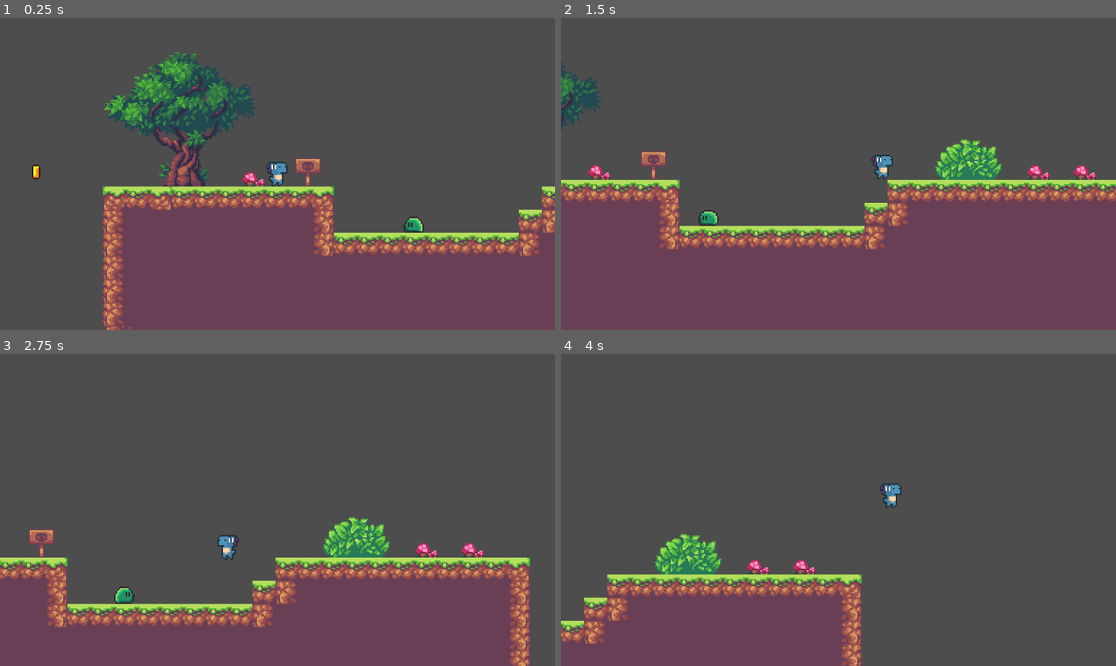
Above: before the commit, frames 1-4 (two rows, left to right).
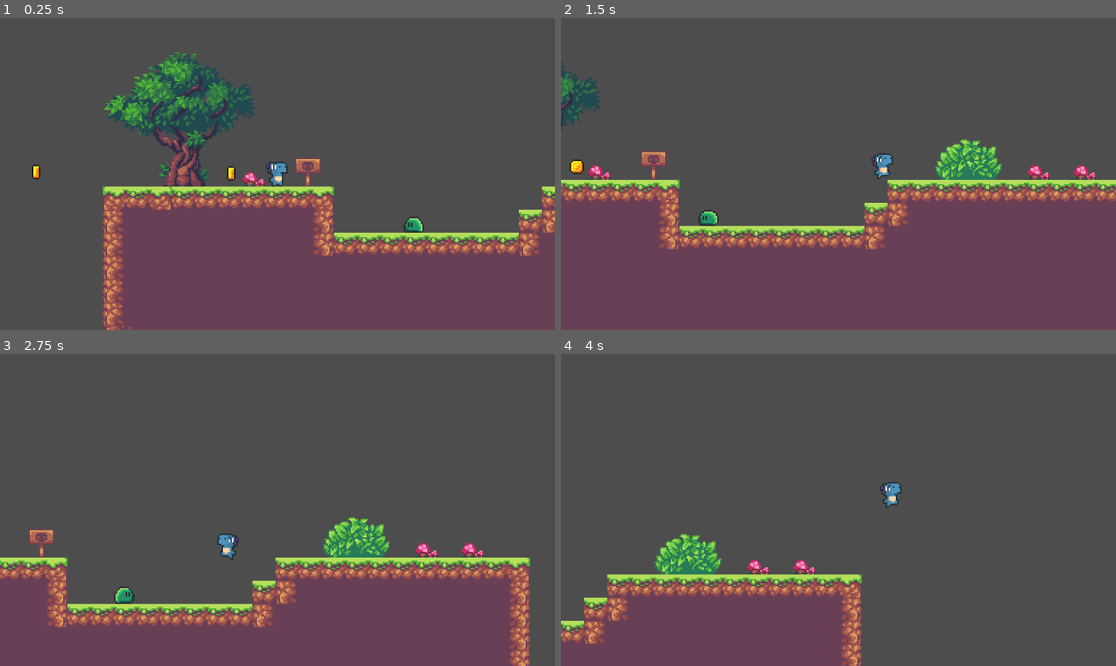
Above: after the commit, the same moments.

Repository: NateDevs/class-game
Game: Godot game, scene res://scenes/level_01.tscn
The game is run twice, just before and just after one commit, with the same random seed, the same clock (stepped at 60 frames per second) and the same inputs.
Inputs:
- Up to frame 1 (0.25 s): no input
- Up to frame 2 (1.5 s): hold D (move_right) from 0.53 s (still down); tap Space (jump) at 0.6, 0.77, 1.07, 1.35 s
- Up to frame 3 (2.75 s): tap Space (jump) at 1.52, 1.82, 2.1 s; release D (move_right) at 2.03 s; hold A (move_left) from 2.03 s (still down)
- Up to frame 4 (4 s): release A (move_left) at 2.78 s; hold D (move_right) from 2.78 s (still down); tap Space (jump) at 2.85, 3.02, 3.32, 3.6, 3.77 s

The runs differ from the first frame. In frame 1, 0.1% of the frame differs, in the area x 40-52%, y 47-54%; in frame 2, 0.2%, in the area x 1-60%, y 43-52%; in frame 3, less than 0.1%; in frame 4, less than 0.1%.

Commit message:
2-3 class

Diff:
--- /dev/null
+++ b/default_bus_layout.tres
@@ -0,0 +1,16 @@
+[gd_resource type="AudioBusLayout" format=3 uid="uid://ncipsb4kgw6t"]
+
+[resource]
+bus/0/bypass_fx = true
+bus/1/name = &"BGM"
+bus/1/solo = false
+bus/1/mute = false
+bus/1/bypass_fx = false
+bus/1/volume_db = -0.09049988
+bus/1/send = &"Master"
+bus/2/name = &"SFX"
+bus/2/solo = false
+bus/2/mute = false
+bus/2/bypass_fx = false
+bus/2/volume_db = 0.0
+bus/2/send = &"Master"
--- a/scenes/coin.tscn
+++ b/scenes/coin.tscn
@@ -1,7 +1,8 @@
-[gd_scene load_steps=17 format=3 uid="uid://b12glbd6qmjq0"]
+[gd_scene format=3 uid="uid://b12glbd6qmjq0"]
 
 [ext_resource type="Script" uid="uid://bxmqw6nb3qti5" path="res://scripts/coin.gd" id="1_i64fm"]
 [ext_resource type="Texture2D" uid="uid://cqub22x2ault2" path="res://items/coin.png" id="1_rwqht"]
+[ext_resource type="AudioStream" uid="uid://dcfta5eeh3e5h" path="res://sounds/sfx_coin.ogg" id="3_11l1o"]
 
 [sub_resource type="AtlasTexture" id="AtlasTexture_i64fm"]
 atlas = ExtResource("1_rwqht")
@@ -98,16 +99,81 @@
 [sub_resource type="CircleShape2D" id="CircleShape2D_ssuvv"]
 radius = 5.0990195
 
-[node name="Coin" type="Area2D"]
+[sub_resource type="Animation" id="Animation_11l1o"]
+resource_name = "pickup"
+tracks/0/type = "value"
+tracks/0/imported = false
+tracks/0/enabled = true
+tracks/0/path = NodePath("AnimatedSprite2D:visible")
+tracks/0/interp = 1
+tracks/0/loop_wrap = true
+tracks/0/keys = {
+"times": PackedFloat32Array(0),
+"transitions": PackedFloat32Array(1),
+"update": 1,
+"values": [false]
+}
+tracks/1/type = "value"
+tracks/1/imported = false
+tracks/1/enabled = true
+tracks/1/path = NodePath("CollisionShape2D:disabled")
+tracks/1/interp = 1
+tracks/1/loop_wrap = true
+tracks/1/keys = {
+"times": PackedFloat32Array(0),
+"transitions": PackedFloat32Array(1),
+"update": 1,
+"values": [true]
+}
+tracks/2/type = "value"
+tracks/2/imported = false
+tracks/2/enabled = true
+tracks/2/path = NodePath("CoinSound:playing")
+tracks/2/interp = 1
+tracks/2/loop_wrap = true
+tracks/2/keys = {
+"times": PackedFloat32Array(0),
+"transitions": PackedFloat32Array(1),
+"update": 1,
+"values": [true]
+}
+tracks/3/type = "method"
+tracks/3/imported = false
+tracks/3/enabled = true
+tracks/3/path = NodePath(".")
+tracks/3/interp = 1
+tracks/3/loop_wrap = true
+tracks/3/keys = {
+"times": PackedFloat32Array(0.4),
+"transitions": PackedFloat32Array(1),
+"values": [{
+"args": [],
+"method": &"queue_free"
+}]
+}
+
+[sub_resource type="AnimationLibrary" id="AnimationLibrary_d14el"]
+_data = {
+&"pickup": SubResource("Animation_11l1o")
+}
+
+[node name="Coin" type="Area2D" unique_id=2043676165]
 collision_mask = 2
 script = ExtResource("1_i64fm")
 
-[node name="AnimatedSprite2D" type="AnimatedSprite2D" parent="."]
+[node name="AnimatedSprite2D" type="AnimatedSprite2D" parent="." unique_id=74434374]
 sprite_frames = SubResource("SpriteFrames_ls27i")
 autoplay = "default"
 frame_progress = 0.9547034
 
-[node name="CollisionShape2D" type="CollisionShape2D" parent="."]
+[node name="CollisionShape2D" type="CollisionShape2D" parent="." unique_id=1816761564]
 shape = SubResource("CircleShape2D_ssuvv")
 
+[node name="CoinSound" type="AudioStreamPlayer2D" parent="." unique_id=867533720]
+stream = ExtResource("3_11l1o")
+bus = &"SFX"
+
+[node name="AnimationPlayer" type="AnimationPlayer" parent="." unique_id=459423602]
+libraries/ = SubResource("AnimationLibrary_d14el")
+
 [connection signal="body_entered" from="." to="." method="_on_body_entered"]
--- a/scenes/level_01.tscn
+++ b/scenes/level_01.tscn
@@ -1,6 +1,7 @@
 [gd_scene format=4 uid="uid://cbvq25gmbqveu"]
 
 [ext_resource type="Texture2D" uid="uid://cylaxsvpw7o0b" path="res://tilesets/tileset.png" id="1_bpt1m"]
+[ext_resource type="Script" uid="uid://c018xwxjufvt3" path="res://scripts/game_manager.gd" id="1_llcge"]
 [ext_resource type="PackedScene" uid="uid://b2gc4s671d0y2" path="res://scenes/player.tscn" id="2_4lj41"]
 [ext_resource type="Texture2D" uid="uid://bnbtmcxutrx8" path="res://tilesets/middle.png" id="2_t0ybu"]
 [ext_resource type="Texture2D" uid="uid://dqw5iikjuwy2h" path="res://tilesets/props.png" id="3_1b6n0"]
@@ -445,6 +446,10 @@
 
 [node name="Level 01" type="Node2D" unique_id=98900707]
 
+[node name="GameManager" type="Node" parent="." unique_id=1962260311]
+unique_name_in_owner = true
+script = ExtResource("1_llcge")
+
 [node name="TileMaps" type="Node" parent="." unique_id=333488581]
 
 [node name="Background" type="TileMapLayer" parent="TileMaps" unique_id=813335707]
@@ -503,6 +508,9 @@
 [node name="Coin8" parent="Coins" unique_id=1657420475 instance=ExtResource("4_nr3cb")]
 position = Vector2(498, 22)
 
+[node name="Coin9" parent="Coins" unique_id=2043676165 instance=ExtResource("4_nr3cb")]
+position = Vector2(633, 23)
+
 [node name="Killzone" parent="." unique_id=319385998 instance=ExtResource("5_j60wy")]
 position = Vector2(449, 377)
 metadata/_edit_group_ = true
--- a/scenes/player.tscn
+++ b/scenes/player.tscn
@@ -19,6 +19,34 @@
 atlas = ExtResource("1_3vyb7")
 region = Rect2(72, 0, 24, 24)
 
+[sub_resource type="AtlasTexture" id="AtlasTexture_tuyoq"]
+atlas = ExtResource("1_3vyb7")
+region = Rect2(288, 0, 24, 24)
+
+[sub_resource type="AtlasTexture" id="AtlasTexture_fjrip"]
+atlas = ExtResource("1_3vyb7")
+region = Rect2(432, 0, 24, 24)
+
+[sub_resource type="AtlasTexture" id="AtlasTexture_smehm"]
+atlas = ExtResource("1_3vyb7")
+region = Rect2(456, 0, 24, 24)
+
+[sub_resource type="AtlasTexture" id="AtlasTexture_ur7pv"]
+atlas = ExtResource("1_3vyb7")
+region = Rect2(480, 0, 24, 24)
+
+[sub_resource type="AtlasTexture" id="AtlasTexture_y4r1p"]
+atlas = ExtResource("1_3vyb7")
+region = Rect2(504, 0, 24, 24)
+
+[sub_resource type="AtlasTexture" id="AtlasTexture_d2wvv"]
+atlas = ExtResource("1_3vyb7")
+region = Rect2(528, 0, 24, 24)
+
+[sub_resource type="AtlasTexture" id="AtlasTexture_3v2ag"]
+atlas = ExtResource("1_3vyb7")
+region = Rect2(552, 0, 24, 24)
+
 [sub_resource type="SpriteFrames" id="SpriteFrames_tuyoq"]
 animations = [{
 "frames": [{
@@ -37,6 +65,37 @@
 "loop": true,
 "name": &"idle",
 "speed": 10.0
+}, {
+"frames": [{
+"duration": 1.0,
+"texture": SubResource("AtlasTexture_tuyoq")
+}],
+"loop": true,
+"name": &"jump",
+"speed": 5.0
+}, {
+"frames": [{
+"duration": 1.0,
+"texture": SubResource("AtlasTexture_fjrip")
+}, {
+"duration": 1.0,
+"texture": SubResource("AtlasTexture_smehm")
+}, {
+"duration": 1.0,
+"texture": SubResource("AtlasTexture_ur7pv")
+}, {
+"duration": 1.0,
+"texture": SubResource("AtlasTexture_y4r1p")
+}, {
+"duration": 1.0,
+"texture": SubResource("AtlasTexture_d2wvv")
+}, {
+"duration": 1.0,
+"texture": SubResource("AtlasTexture_3v2ag")
+}],
+"loop": true,
+"name": &"run",
+"speed": 10.0
 }]
 
 [sub_resource type="CapsuleShape2D" id="CapsuleShape2D_fjrip"]
@@ -49,9 +108,9 @@
 
 [node name="AnimatedSprite2D" type="AnimatedSprite2D" parent="." unique_id=1350312526]
 sprite_frames = SubResource("SpriteFrames_tuyoq")
-animation = &"idle"
+animation = &"run"
 autoplay = "idle"
-frame_progress = 0.71574956
+frame_progress = 0.43246466
 
 [node name="CollisionShape2D" type="CollisionShape2D" parent="." unique_id=978933900]
 position = Vector2(0, 1)
--- a/scripts/coin.gd
+++ b/scripts/coin.gd
@@ -1,6 +1,8 @@
 extends Area2D
-
+@onready var game_manager: GameManager = %GameManager
+@onready var coin_sound: AudioStreamPlayer2D = $CoinSound
+@onready var animation_player: AnimationPlayer = $AnimationPlayer
 
 func _on_body_entered(body: Node2D) -> void:
-	print("Coin +1")
-	queue_free()
+	game_manager.add_points(5)
+	animation_player.play("pickup")
--- /dev/null
+++ b/scripts/game_manager.gd
@@ -0,0 +1,8 @@
+extends Node
+class_name GameManager
+
+var score : int = 0
+
+func add_points(points : int ) -> void:
+	score += points #score = score + 1
+	print(score)
--- a/scripts/player.gd
+++ b/scripts/player.gd
@@ -4,7 +4,7 @@
 
 const SPEED : float = 200.0
 const JUMP_VELOCITY : float = -300.0
-
+var last_direction : float = 0
 
 func _physics_process(delta: float) -> void:
 	# Add the gravity.
@@ -17,6 +17,7 @@
 
 	# Get the input direction and handle the movement/deceleration.
 	var direction := Input.get_axis("move_left", "move_right")
+	last_direction = direction
 	if direction:
 		velocity.x = direction * SPEED
 	else:
@@ -29,3 +30,12 @@
 		animated_sprite_2d.flip_h = true
 
 	move_and_slide()
+	handle_animation()
+
+func handle_animation() -> void:
+	if is_on_floor() and last_direction == 0:
+		animated_sprite_2d.play("idle")
+	elif is_on_floor() and last_direction != 0:
+		animated_sprite_2d.play("run")
+	else:
+		animated_sprite_2d.play("jump")
Not shown, added: scripts/game_manager.gd.uid
Not shown, changed: sounds/sfx_gem.ogg.import
